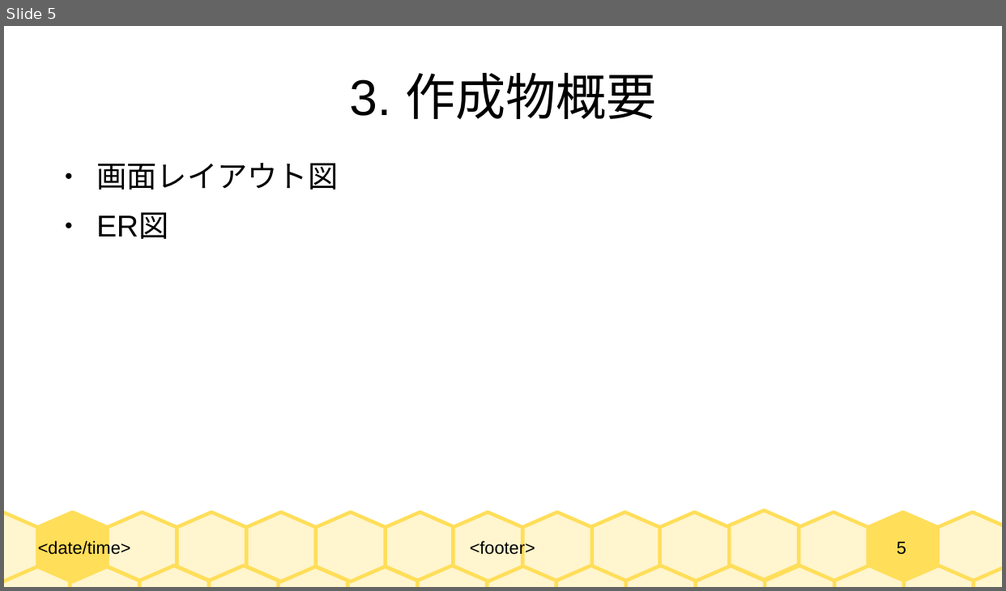
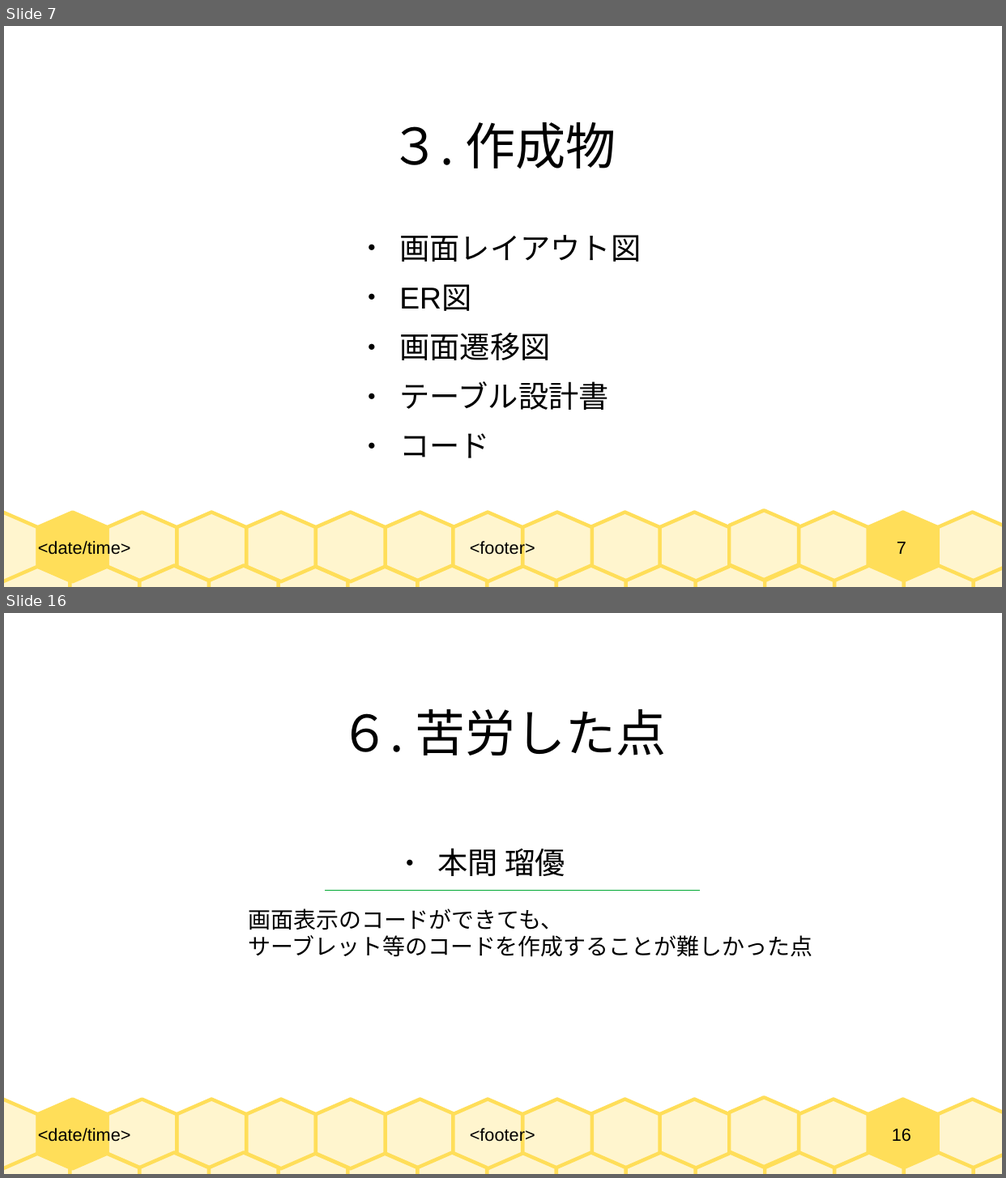
Before and after one commit to 2022java42-student008/LibraryProject, a slide deck: 図書管理システム - コピー.odp. Shown one above the other, each under a label of ours: slide 5 before the commit, slides 7 and 16 after it; the slides between them are not shown. The pictures are 1006x591 and 1006x1178 pixels, drawn with LibreOffice and Linux fonts; fonts in the diff are those of the drawing. Boxes give left, top, right and bottom in pixels: in the first picture for what was removed or moved away, otherwise in the second. Text is boxed around its words. In the diff, an @@ line names an element or a change of style, - is before the commit and + after.

```diff
--- a/図書管理システム - コピー.odp
+++ b/図書管理システム - コピー.odp
@@ slide 16 added at (4,613,1002,1174), background #FFFFFF; not listed: 33 template elements that a slide beside it also shows @@
@@ title added at (340,709,667,756), 40 pt, text #000000 @@
+６. 苦労した点
@@ text added at (437,848,565,876), 24 pt, text #000000 @@
+● 本間 瑠優
@@ line added from (325, 890) to (700, 890), #00A933 0 pt @@
@@ text added at (248,909,812,957), 18 pt, text #000000 @@
+画面表示のコードができても、
+サーブレット等のコードを作成することが難しかった点
@@ what was slide 5 is now slide 7 @@
@@ slide 7 changed as well @@
@@ title at (390,122,616,169): text changed; font Arial to Noto Sans CJK JP @@
-3. 作成物概要
+３. 作成物
@@ text "画面レイアウト図": place and size @@
-text "画面レイアウト図" at (96,163,338,239)
+text "画面レイアウト図" at (399,235,641,459)
@@ text at (399,332,609,459): paragraphs added @@
+● 画面遷移図
+● テーブル設計書
+● コード
@@ page number at (897,542,906,554): text changed @@
-5
+7
```
Also in this commit, not shown: 2 other slides changed, 15 other slides added, 1 slide removed.
